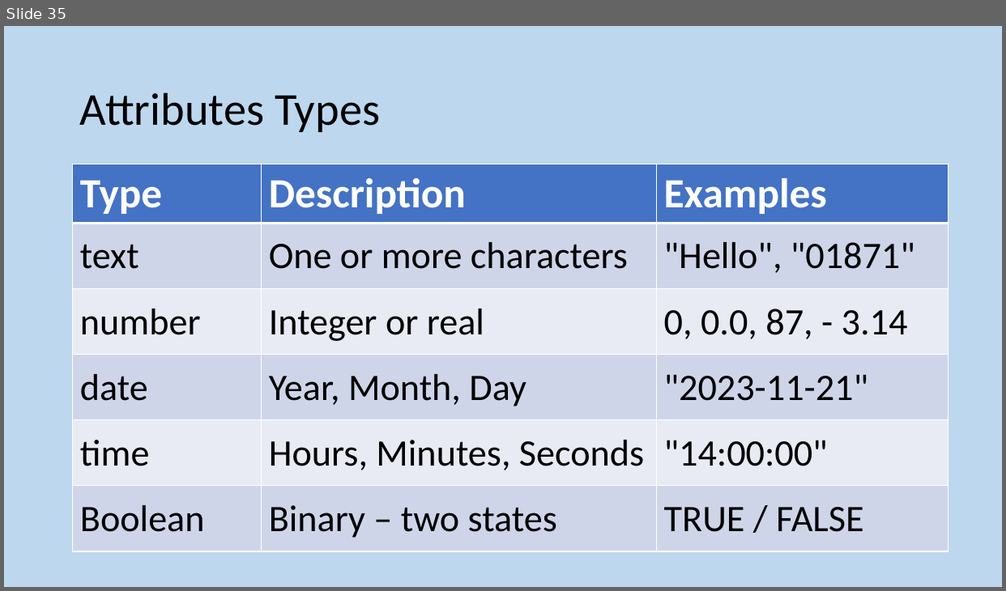
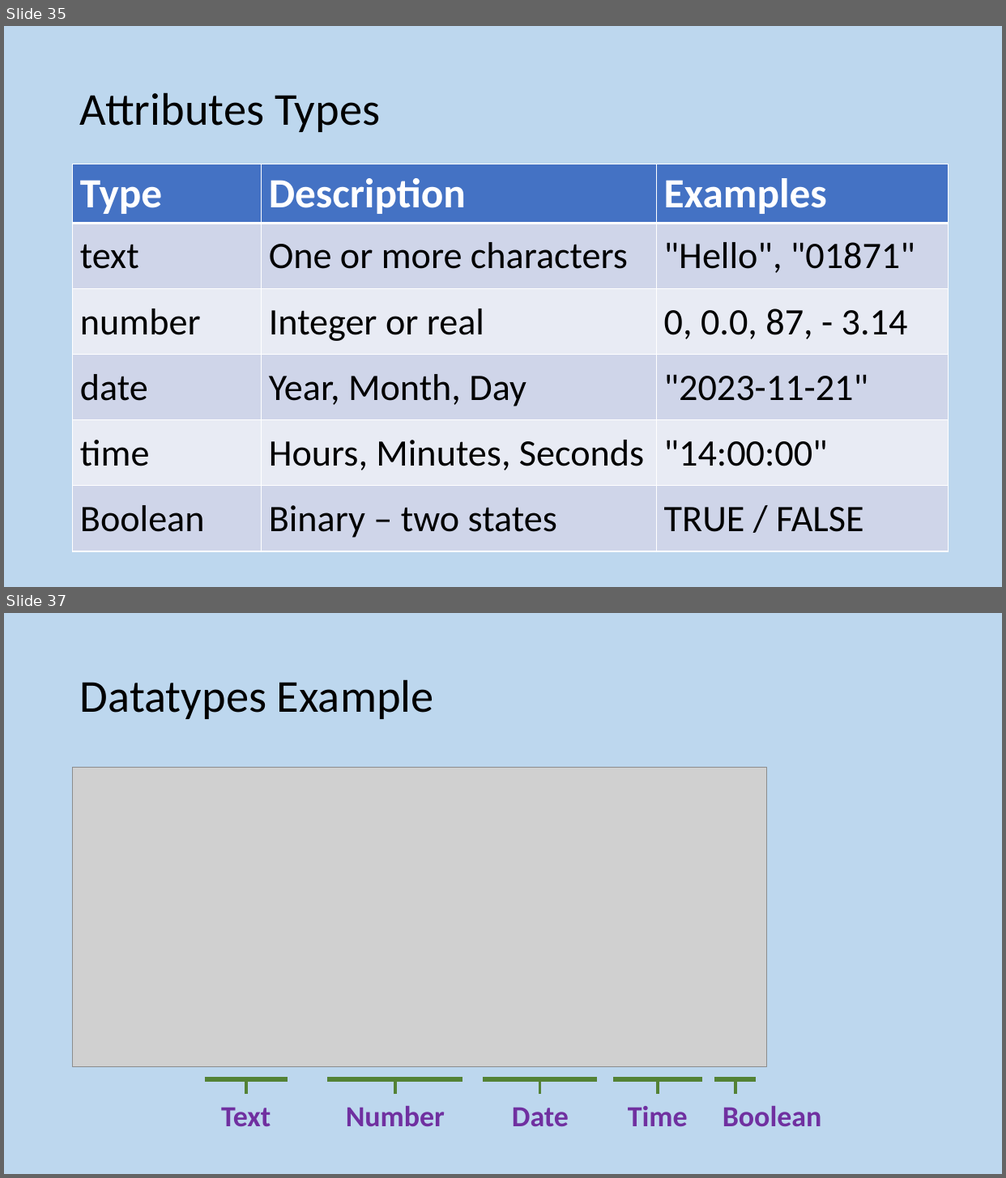
Before and after one commit to MrFriendCS/MrFriendCS.github.io, a slide deck: n5-cs/ddd/N5 CS DDD Slides.pptx. Shown one above the other, each under a label of ours: slide 35 before the commit, slides 35 and 37 after it; the slides between them are not shown. The pictures are 1006x591 and 1006x1178 pixels, drawn with LibreOffice and Linux fonts; fonts in the diff are those of the drawing; grey boxes stand for pictures. Boxes give left, top, right and bottom in pixels: in the first picture for what was removed or moved away, otherwise in the second. Text is boxed around its words. In the diff, an @@ line names an element or a change of style, - is before the commit and + after.

```diff
--- a/n5-cs/ddd/N5 CS DDD Slides.pptx
+++ b/n5-cs/ddd/N5 CS DDD Slides.pptx
@@ slide 37 added at (x1=4, y1=613, x2=1002, y2=1174), background #BDD7EE @@
@@ title added at (x1=80, y1=679, x2=434, y2=719), 44 pt, text #000000 @@
+Datatypes Example
@@ picture added at (x1=73, y1=767, x2=768, y2=1067) @@
@@ line added from (205, 1080) to (288, 1080), #548235 4.5 pt @@
@@ line added from (246, 1094) to (246, 1080), #548235 3 pt @@
@@ line added from (327, 1080) to (463, 1080), #548235 4.5 pt @@
@@ line added from (394, 1094) to (394, 1080), #548235 3 pt @@
@@ line added from (484, 1080) to (598, 1080), #548235 4.5 pt @@
@@ line added from (540, 1094) to (540, 1080), #548235 3 pt @@
@@ line added from (613, 1080) to (701, 1080), #548235 4.5 pt @@
@@ line added from (658, 1094) to (658, 1080), #548235 3 pt @@
@@ line added from (714, 1080) to (756, 1080), #548235 4.5 pt @@
@@ line added from (736, 1094) to (736, 1080), #548235 3 pt @@
@@ text added at (x1=221, y1=1107, x2=270, y2=1127), 28 pt, text #7030A0, bold @@
+Text
@@ text added at (x1=346, y1=1106, x2=445, y2=1127), 28 pt, text #7030A0, bold @@
+Number
@@ text added at (x1=512, y1=1107, x2=569, y2=1127), 28 pt, text #7030A0, bold @@
+Date
@@ text added at (x1=628, y1=1106, x2=688, y2=1127), 28 pt, text #7030A0, bold @@
+Time
@@ text added at (x1=722, y1=1106, x2=822, y2=1127), 28 pt, text #7030A0, bold @@
+Boolean
```
Also in this commit, not shown: 1 other slide added, 2 other files.
